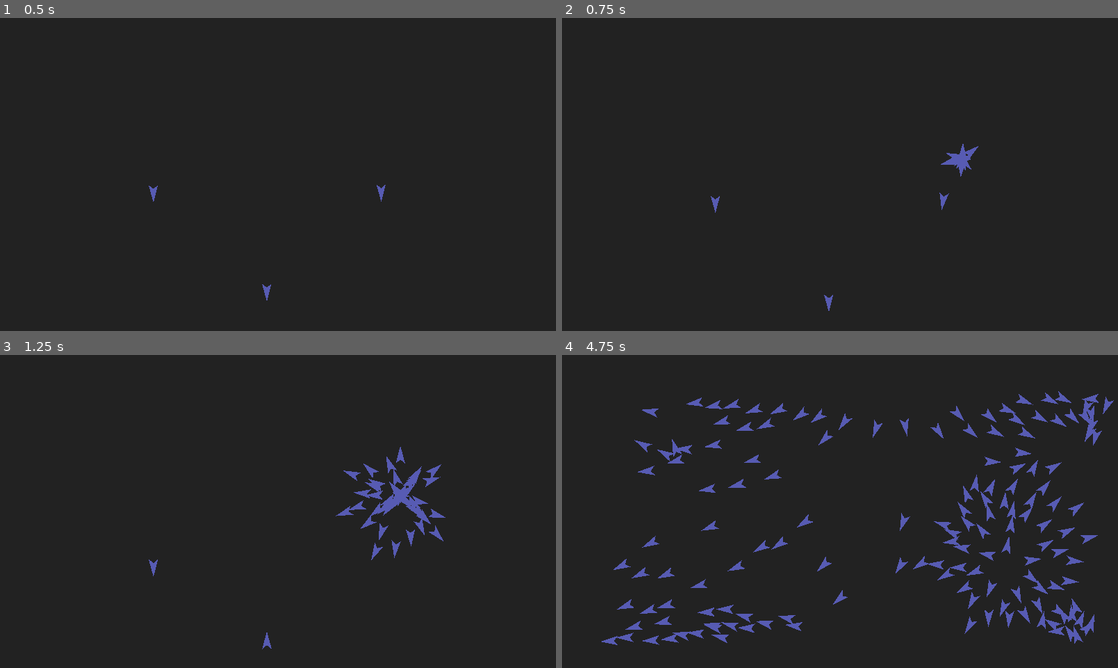
Above: before the commit, frames 1-4 (two rows, left to right).
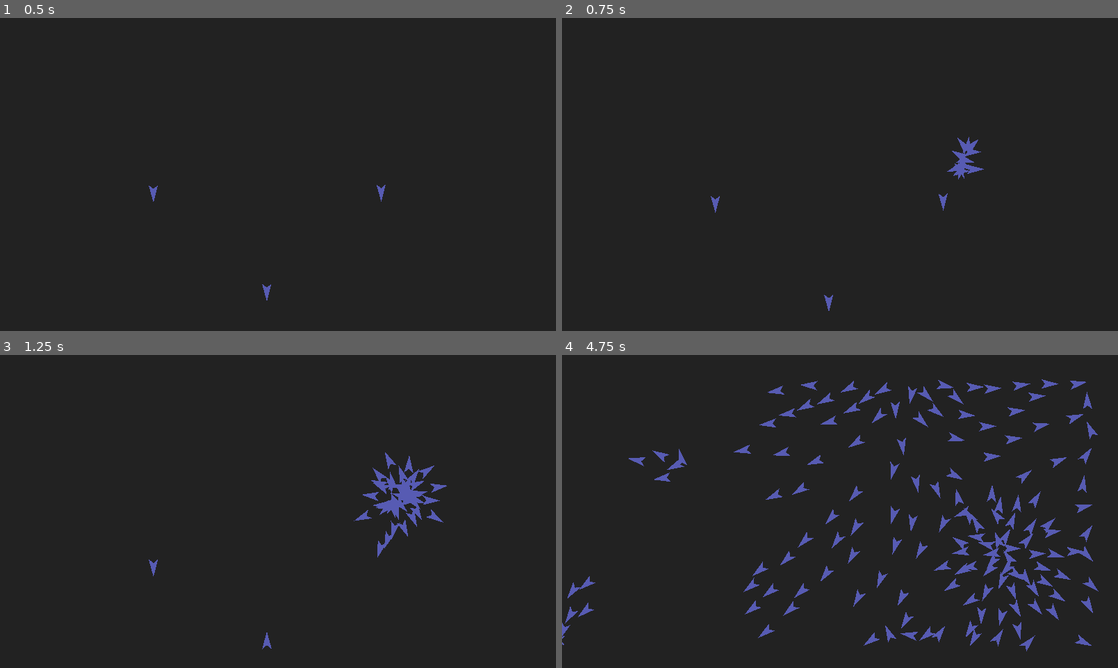
Above: after the commit, the same moments.

Repository: blinry/boids
Game: Godot game, scene res://main.tscn
Same seed, same stepped clock (60 frames per second), same inputs: the game is played once before the commit and once after it.
Inputs (mouse positions are in pixels of both pictures, inside the frame that each line leads up to):
- Up to frame 1 (0.5 s): no input
- Up to frame 2 (0.75 s): tap Enter at 0.5 s; move the mouse to (962, 158) at 0.52 s; press the mouse at (962, 158) at 0.53 s
- Up to frame 3 (1.25 s): no input
- Up to frame 4 (4.75 s): move the mouse to (728, 527) at 1.27 s; release the mouse at (728, 527) at 1.28 s; click (728, 527) at 1.35 s; move the mouse to (895, 442) at 2.02 s; press the mouse at (895, 442) at 2.03 s; move the mouse to (812, 574) at 2.77 s; release the mouse at (812, 574) at 2.78 s; click (812, 574) at 2.85 s; move the mouse to (1006, 558) at 3.52 s; press the mouse at (1006, 558) at 3.53 s; move the mouse to (673, 464) at 4.27 s; release the mouse at (673, 464) at 4.28 s; click (673, 464) at 4.35 s

Frame 1 is identical in both runs. In frame 2, 0.3% of the frame differs, in the area x 67-76%, y 38-62%; in frame 3, 1.5%; in frame 4, 10%, in the area x 0-100%, y 7-95%.

Commit message:
Nice swarm

Diff:
--- a/main.gd
+++ b/main.gd
@@ -1,11 +1,17 @@
 extends Node2D
+
+var last_pos
 
 func _ready():
 	pass
 
 func _process(delta):
+	var m = get_global_mouse_position()
 	if Input.is_action_pressed("spawn"):
 		var pod = preload("res://boid.tscn").instance()
-		pod.position = get_global_mouse_position()
-		pod.velocity = Vector2(rand_range(-300, 300), rand_range(-300, 300))
+		var width = 50
+		pod.position = m + Vector2(rand_range(-width, width), rand_range(-width, width))
+		pod.velocity = rand_range(200, 300)*(m - last_pos).normalized()
+		#pod.velocity = Vector2(rand_range(-300, 300), rand_range(-300, 300))
 		add_child(pod)
+	last_pos = m
